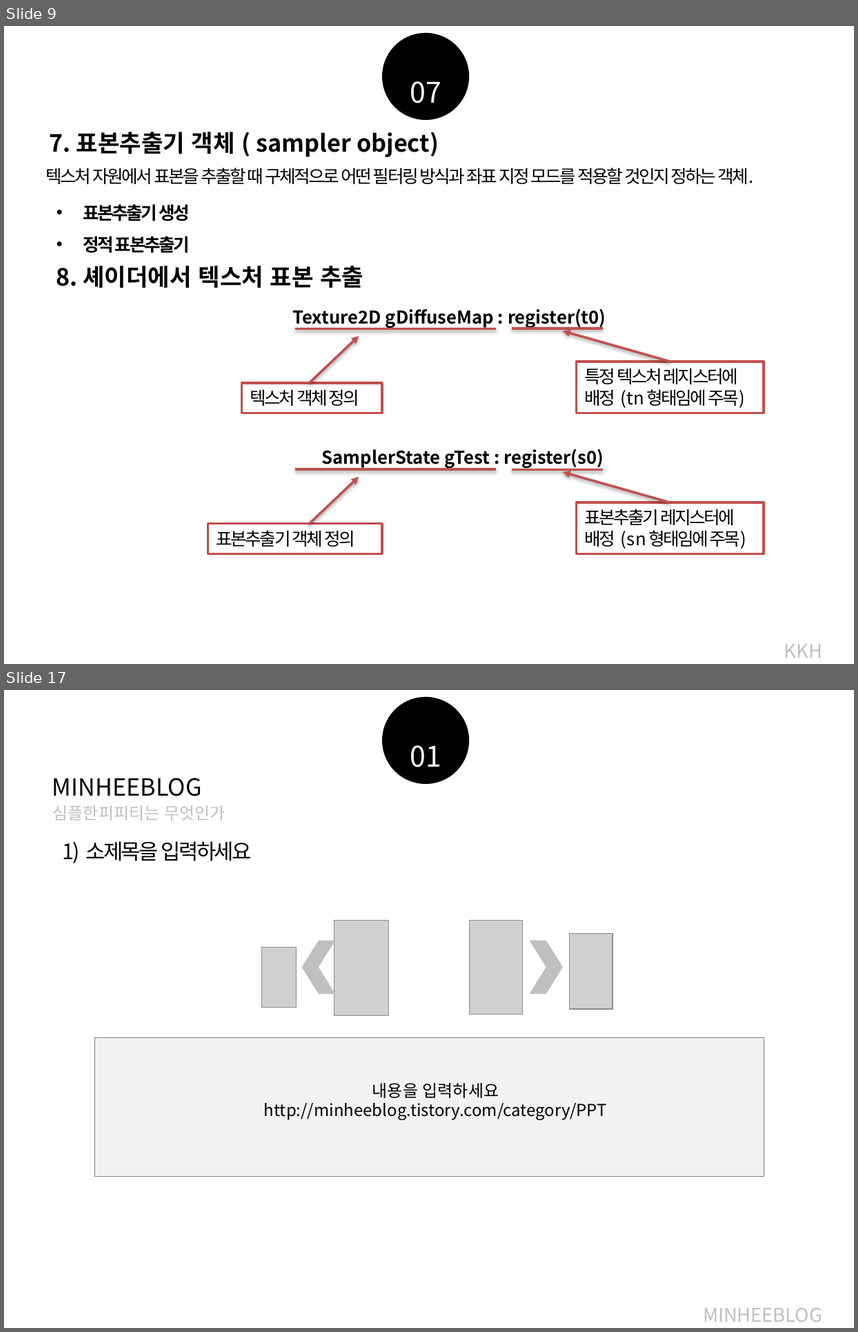
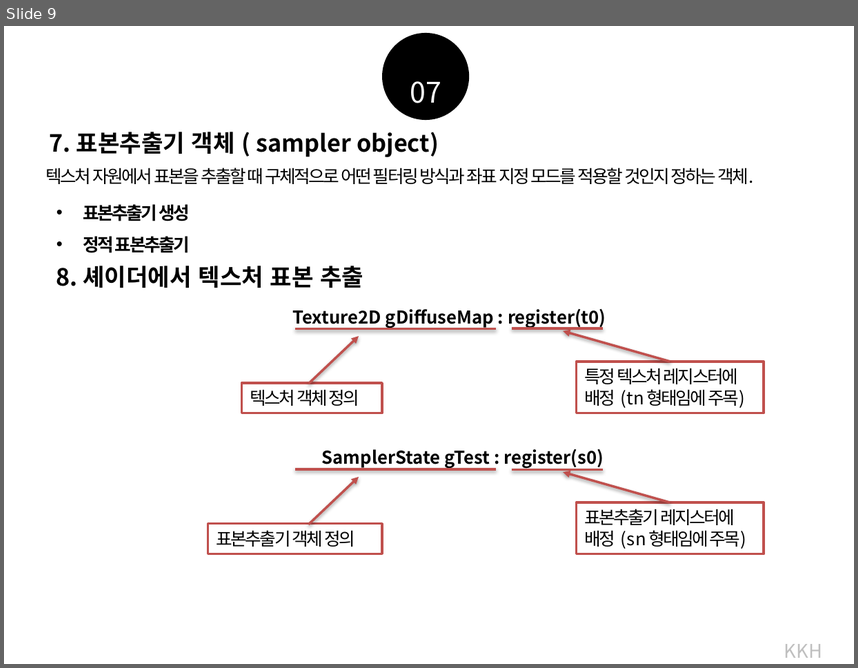
Before and after one commit to earthboom/CodingStudy, a slide deck: Common/Chapter9_Texture.pptx. Shown one above the other, each under a label of ours: slides 9 and 17 before the commit, slide 9 after it; the slides between them are not shown. The pictures are 858x1332 and 858x668 pixels, drawn with LibreOffice and Linux fonts; fonts in the diff are those of the drawing; grey boxes stand for pictures. Boxes give left, top, right and bottom in pixels: in the first picture for what was removed or moved away, otherwise in the second. Text is boxed around its words. In the diff, an @@ line names an element or a change of style, - is before the commit and + after.

```diff
--- a/Common/Chapter9_Texture.pptx
+++ b/Common/Chapter9_Texture.pptx
@@ slide 17 removed at <box>4,690,854,1328</box>, background #FFFFFF @@
@@ ellipse removed at <box>382,697,469,784</box> @@
@@ text removed at <box>410,745,441,767</box> @@
-01
@@ text removed at <box>52,778,202,796</box> @@
-MINHEEBLOG
@@ text removed at <box>53,805,225,820</box> @@
-심플한피피티는 무엇인가
@@ text removed at <box>63,841,251,863</box> @@
-1) 소제목을 입력하세요
@@ picture removed at <box>335,920,389,1016</box> @@
@@ picture removed at <box>469,920,523,1014</box> @@
@@ picture removed at <box>569,933,613,1009</box> @@
@@ picture removed at <box>261,947,296,1007</box> @@
@@ chevron removed at <box>301,940,335,994</box> @@
@@ chevron removed at <box>529,940,562,994</box> @@
@@ rectangle removed at <box>94,1037,763,1175</box> @@
@@ text removed at <box>264,1083,607,1120</box> @@
-내용을 입력하세요
-http://minheeblog.tistory.com/category/PPT
@@ text removed at <box>703,1308,822,1321</box> @@
-MINHEEBLOG
```
Also in this commit, not shown: 7 other slides removed, 8 other files.
